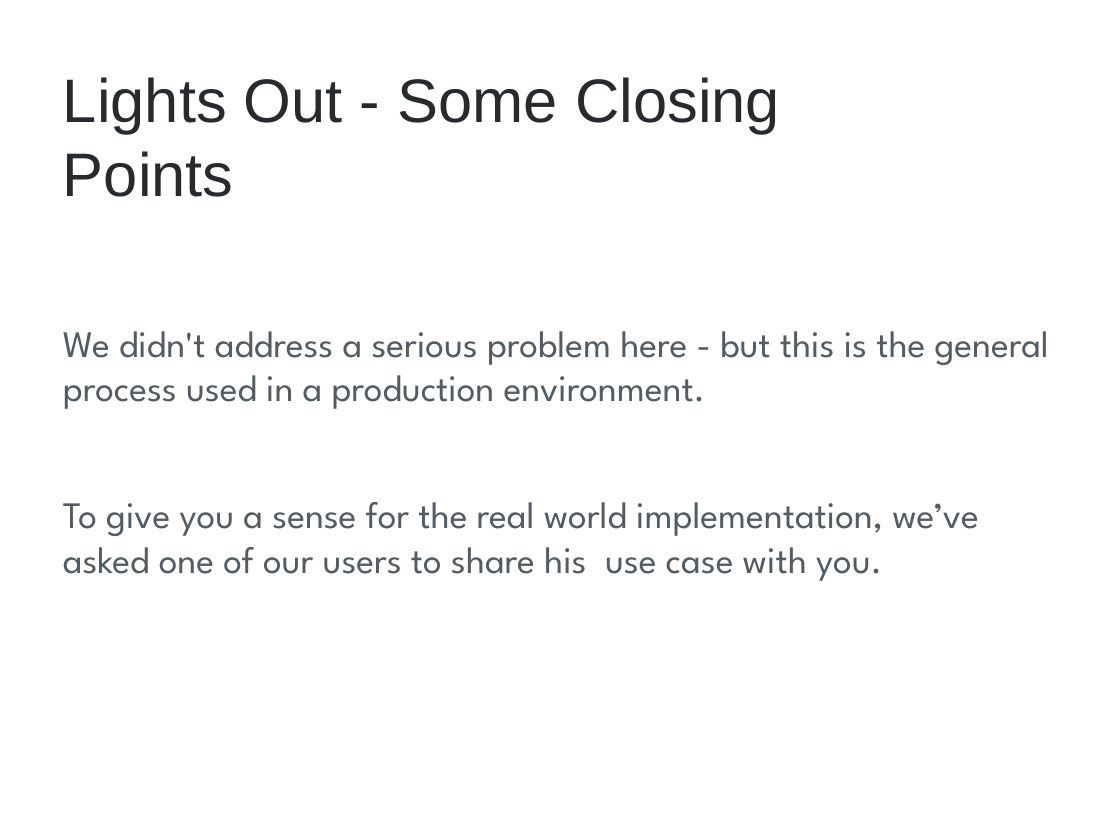
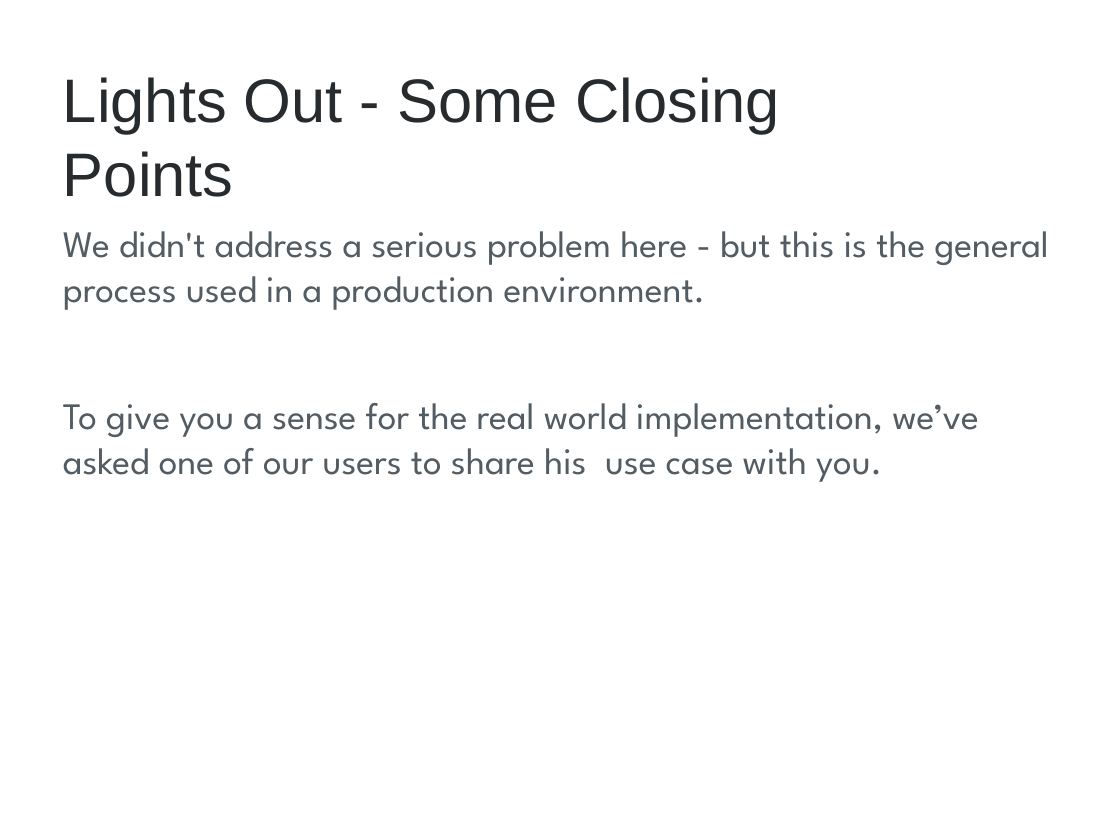
Before and after one commit to h2oai/h2o-2, a slide deck: slide 13 of R/examples/MLdemo/MLPre-demo.pptx. Drawn at 1120x840 pixels with LibreOffice and Linux fonts; fonts in the diff are those of the drawing; background and template pictures are left out. Boxes give left, top, right and bottom in pixels: in the first picture for what was removed or moved away, otherwise in the second. Text is boxed around its words. In the diff, an @@ line names an element or a change of style, - is before the commit and + after.

```diff
--- a/R/examples/MLdemo/MLPre-demo.pptx
+++ b/R/examples/MLdemo/MLPre-demo.pptx
@@ text "We didn't address a serious ...": place and size @@
-text "We didn't address a serious ..." at (63,331,1049,581)
+text "We didn't address a serious ..." at (63,231,1049,482)
```
Also in this commit, not shown: 6 other slides changed, 3 slides added.
